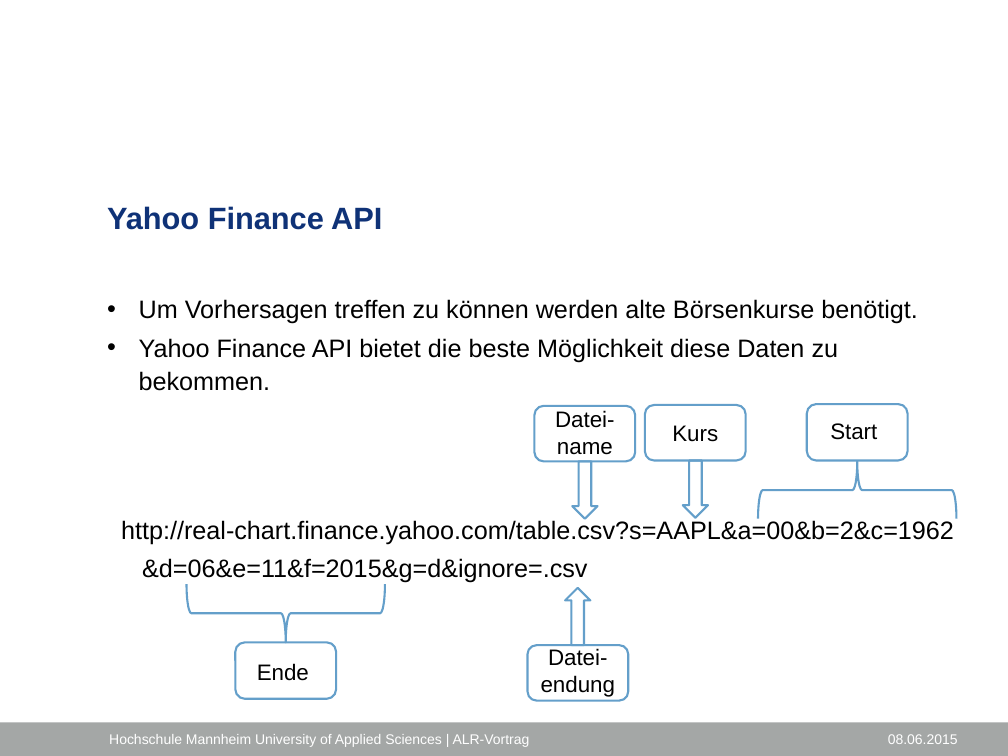
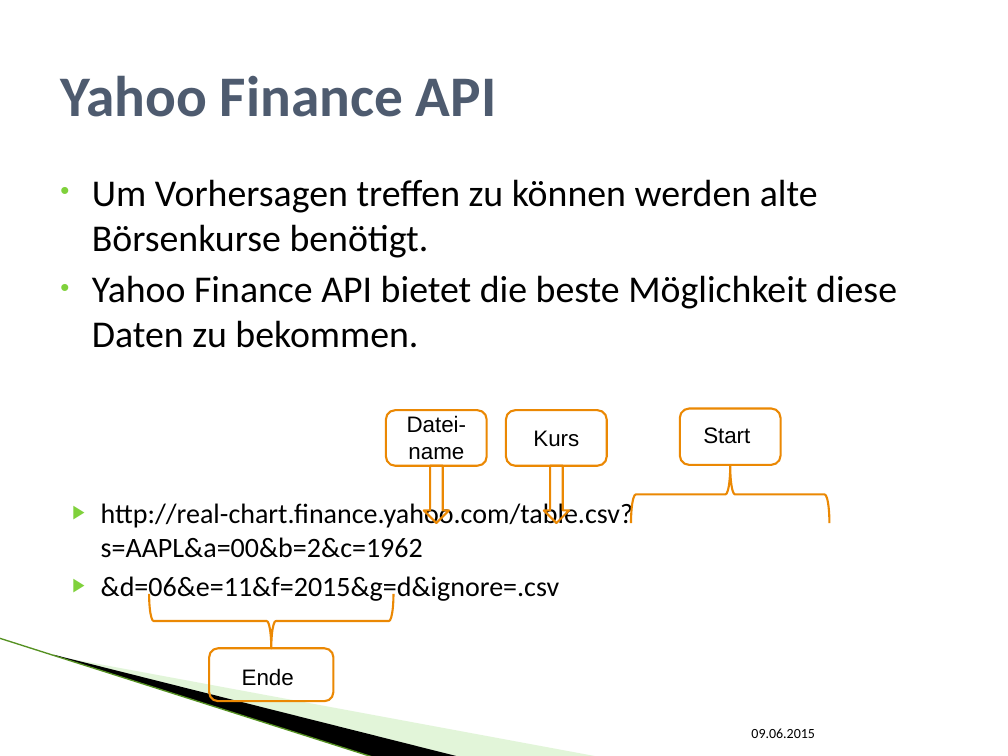
Before and after one commit to SEPSkyware6MM/StockForecast, a slide deck: slide 6 of ALR_Vortrag.pptx (slide 5 before the commit). Drawn at 1008x756 pixels with LibreOffice and Linux fonts; fonts in the diff are those of the drawing; background and template pictures are left out. Boxes give left, top, right and bottom in pixels: in the first picture for what was removed or moved away, otherwise in the second. Text is boxed around its words. In the diff, an @@ line names an element or a change of style, - is before the commit and + after.

```diff
--- a/ALR_Vortrag.pptx
+++ b/ALR_Vortrag.pptx
@@ title "Yahoo Finance API": place and size @@
-title "Yahoo Finance API" at (107, 206, 382, 230)
+title "Yahoo Finance API" at (60, 75, 497, 117)
@@ title "Yahoo Finance API" at (60, 75, 497, 117): size 22 to 41 pt, font Arial to Calibri, text colour #0F3277 to #4E5B6F; line spacing 1.1 to 1; vertical alignment top to middle @@
@@ text "Um Vorhersagen treffen zu können ...": place and size @@
-text "Um Vorhersagen treffen zu können ..." at (121, 299, 954, 583)
+text "Um Vorhersagen treffen zu können ..." at (92, 179, 897, 603)
@@ text "Um Vorhersagen treffen zu können ..." at (92, 179, 897, 603): size 18 to 27 pt in "Um Vorhersagen treffen zu können werden alte ...", "Yahoo Finance API bietet die beste Möglichkeit ..."; font Arial to Calibri; size 18 to 20 pt in "http://real-chart.finance.yahoo.com/table.csv?s=AAPL&a=00&b= ...", "&d=06&e=11&f=2015&g=d&ignore=.csv"; line spacing 1.1 to 1; bullet none to ▶ @@
@@ 1 text, 1 right arrow, 1 rounded rectangle: place and size @@
-1 text, 1 right arrow, 1 rounded rectangle at (534, 406, 635, 519)
+1 text, 1 right arrow, 1 rounded rectangle at (386, 410, 487, 523)
@@ outline #649FCA 1.5 pt to #EB8803 1.5 pt in 8 elements at (210, 648, 334, 701), (149, 594, 393, 648), (631, 466, 830, 523), (679, 408, 780, 465), (544, 466, 570, 523), (506, 410, 607, 466), (424, 466, 450, 523), (386, 410, 487, 466) @@
@@ 1 text, 1 right arrow, 1 rounded rectangle: place and size @@
-1 text, 1 right arrow, 1 rounded rectangle at (645, 405, 746, 518)
+1 text, 1 right arrow, 1 rounded rectangle at (506, 410, 607, 523)
@@ 1 text, 1 right brace, 1 rounded rectangle: place and size @@
-1 text, 1 right brace, 1 rounded rectangle at (758, 404, 957, 519)
+1 text, 1 right brace, 1 rounded rectangle at (631, 408, 830, 523)
@@ right brace: place and size @@
-right brace at (187, 584, 386, 643)
+right brace at (149, 594, 393, 648)
@@ right arrow removed at (565, 588, 591, 645) @@
@@ line added from (0, 638) to (374, 756), #B1E399 0.95 pt @@
@@ freeform shape added at (53, 654, 461, 756), fill #000000 @@
@@ freeform shape added at (55, 655, 600, 756), fill #B8E7A1 at 40% opacity @@
@@ text "Ende": place and size @@
-text "Ende" at (257, 663, 309, 681)
+text "Ende" at (242, 668, 294, 686)
@@ rounded rectangle: place and size @@
-rounded rectangle at (235, 642, 336, 699)
+rounded rectangle at (210, 648, 334, 701)
@@ rounded rectangle removed at (527, 645, 628, 701) @@
@@ text removed at (541, 648, 616, 697) @@
-Datei-
-endung
@@ rectangle removed at (0, 723, 1008, 756) @@
@@ text removed at (109, 734, 530, 747) @@
-Hochschule Mannheim University of Applied Sciences | ALR-Vortrag
@@ text at (751, 728, 815, 738): text changed; font Arial to Calibri; text colour #FFFFFF to #000000 @@
-08.06.2015
+09.06.2015
```
Also in this commit, not shown: 14 other slides changed, 2 slides added, 4 other files.
